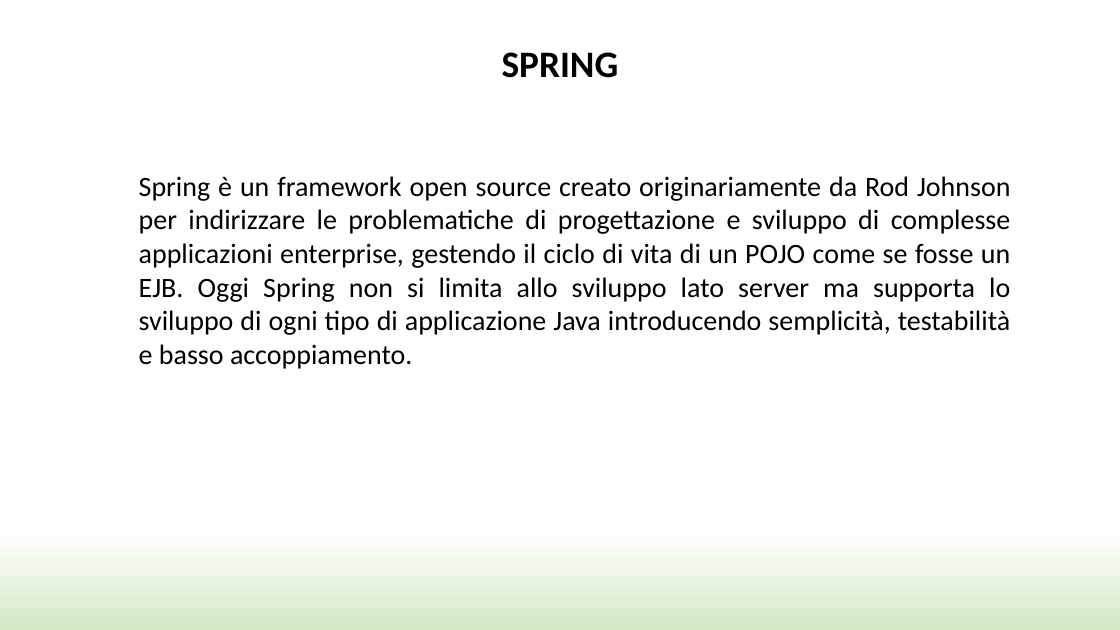
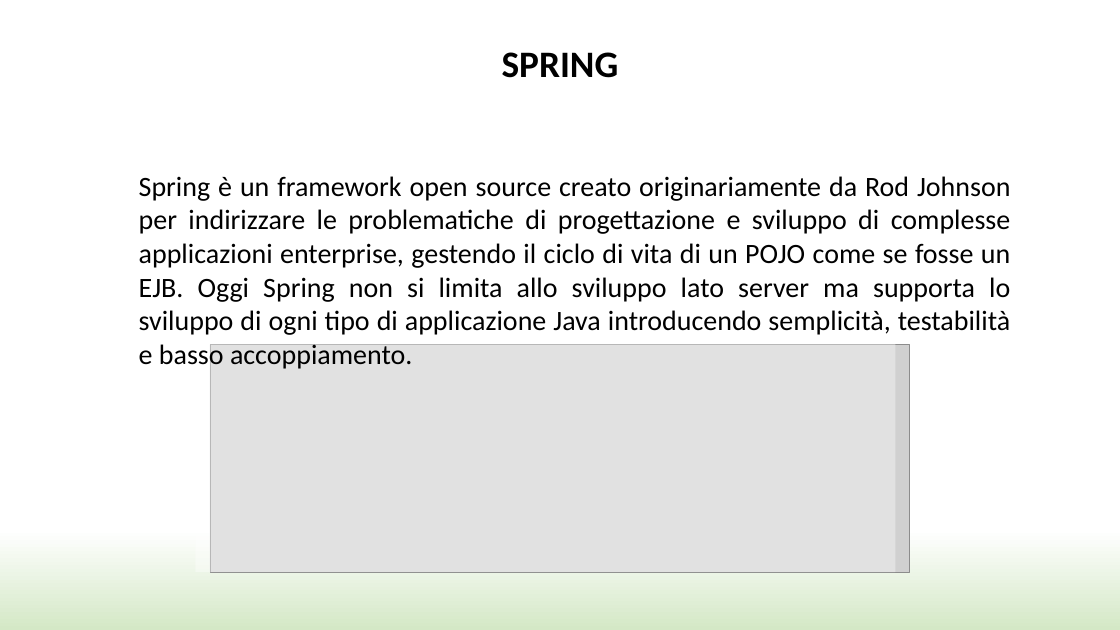
Before and after one commit to SimoneCas/java, a slide deck: slide 3 of SpringSample/Spring.pptx. Drawn at 1120x630 pixels with LibreOffice and Linux fonts; fonts in the diff are those of the drawing; grey boxes stand for pictures; background and template pictures are left out. Boxes give left, top, right and bottom in pixels: in the first picture for what was removed or moved away, otherwise in the second. Text is boxed around its words. In the diff, an @@ line names an element or a change of style, - is before the commit and + after.

```diff
--- a/SpringSample/Spring.pptx
+++ b/SpringSample/Spring.pptx
@@ rectangle added at bbox=[196, 333, 896, 572], fill #FFFFFF at 38% opacity @@
@@ picture added at bbox=[210, 344, 910, 572] @@
```
Also in this commit, not shown: 24 other slides changed, 33 slides added, 11 slides removed.
